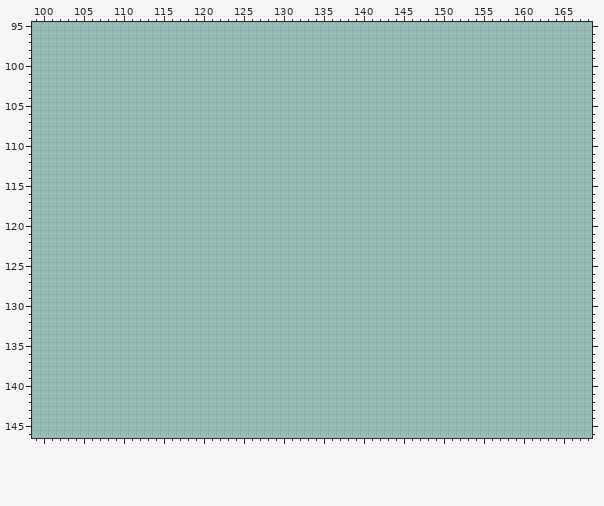
Pixel-art file: PixelEngine/res/sprites/tiles.aseprite. The picture above is the old version.
256x256 pixels, 1 frame. Colours within 5 levels of each other are drawn and written as one. Shown: x 99..168, y 95..146. The commit also changed other parts of the picture, which this record leaves out.
New version:
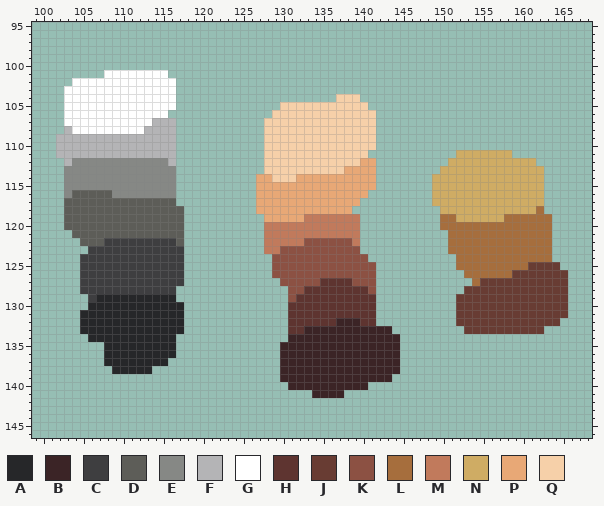
Palette (. is transparent): A #262729  B #3b2426  C #3e3e40  D #5d5d58  E #868885  F #b4b4b6  G #ffffff  H #5e3430  J #683c33  K #8c5143  L #a66e3d  M #c17a5c  N #cfac64  P #e8a876  Q #f6d0a9
Difference:
--- layer "Layer 1"
@@ x 99..168 @@
 100 ......................................................................
-101 ......................................................................
-102 ......................................................................
-103 ......................................................................
-104 ......................................................................
-105 ......................................................................
-106 ......................................................................
-107 ......................................................................
-108 ......................................................................
-109 ......................................................................
-110 ......................................................................
-111 ......................................................................
-112 ......................................................................
-113 ......................................................................
-114 ......................................................................
-115 ......................................................................
-116 ......................................................................
-117 ......................................................................
-118 ......................................................................
-119 ......................................................................
-120 ......................................................................
-121 ......................................................................
-122 ......................................................................
-123 ......................................................................
-124 ......................................................................
-125 ......................................................................
-126 ......................................................................
-127 ......................................................................
-128 ......................................................................
-129 ......................................................................
-130 ......................................................................
-131 ......................................................................
-132 ......................................................................
-133 ......................................................................
-134 ......................................................................
-135 ......................................................................
-136 ......................................................................
-137 ......................................................................
-138 ......................................................................
-139 ......................................................................
-140 ......................................................................
-141 ......................................................................
+101 .........GGGGGGGG.....................................................
+102 .....GGGGGGGGGGGGG....................................................
+103 ....GGGGGGGGGGGGGG....................................................
+104 ....GGGGGGGGGGGGGG....................QQQ.............................
+105 ....GGGGGGGGGGGGGG.............QQQQQQQQQQQ............................
+106 ....GGGGGGGGGGGGG.............QQQQQQQQQQQQQ...........................
+107 ....GGGGGGGGGGGFFF...........QQQQQQQQQQQQQQ...........................
+108 ....FGGGGGGGGGFFFF...........QQQQQQQQQQQQQQ...........................
+109 ...FFFFFFFFFFFFFFF...........QQQQQQQQQQQQQQ...........................
+110 ...FFFFFFFFFFFFFFF...........QQQQQQQQQQQQQQ...........................
+111 ...FFFFFFFFFFFFFFF...........QQQQQQQQQQQQQ...........NNNNNNN..........
+112 ....FEEEEEEEEEEEEF...........QQQQQQQQQQQQPP.........NNNNNNNNNNN.......
+113 ....EEEEEEEEEEEEEE...........QQQQQQQQQQPPPP........NNNNNNNNNNNNN......
+114 ....EEEEEEEEEEEEEE..........PPQQQPPPPPPPPPP.......NNNNNNNNNNNNNN......
+115 ....EEEEEEEEEEEEEE..........PPPPPPPPPPPPPPP.......NNNNNNNNNNNNNN......
+116 ....EDDDDDEEEEEEEE..........PPPPPPPPPPPPPP........NNNNNNNNNNNNNN......
+117 ....DDDDDDDDDDDDDD..........PPPPPPPPPPPPP.........NNNNNNNNNNNNNN......
+118 ....DDDDDDDDDDDDDDD.........PPPPPPPPPPPP...........NNNNNNNNNNNNL......
+119 ....DDDDDDDDDDDDDDD..........PPPPPMMMMMMM..........LLNNNNNNLLLLLL.....
+120 ....DDDDDDDDDDDDDDD..........MMMMMMMMMMMM..........LLLLLLLLLLLLLL.....
+121 .....DDDDDDDDDDDDDD..........MMMMMMMMMMMM...........LLLLLLLLLLLLL.....
+122 ......DDDCCCCCCCCCD..........MMMMMKKKKKKM...........LLLLLLLLLLLLL.....
+123 .......CCCCCCCCCCCC..........MMKKKKKKKKKK...........LLLLLLLLLLLLL.....
+124 ......CCCCCCCCCCCCC...........KKKKKKKKKKKK...........LLLLLLLLLLLL.....
+125 ......CCCCCCCCCCCCC...........KKKKKKKKKKKKK..........LLLLLLLLLJJJJ....
+126 ......CCCCCCCCCCCCC...........KKKKKKKKKKKKK...........LLLLLLJJJJJJJ...
+127 ......CCCCCCCCCCCCC............KKKKKHHHHKKK............LJJJJJJJJJJJ...
+128 ......CCCCCCCCCCCC..............KKHHHHHHHHK...........JJJJJJJJJJJJJ...
+129 .......CAAAAAAAAAA..............KHHHHHHHHHH..........JJJJJJJJJJJJJJ...
+130 .......AAAAAAAAAAAA.............HHHHHHHHHHH..........JJJJJJJJJJJJJJ...
+131 ......AAAAAAAAAAAAA.............HHHHHHHHHHH..........JJJJJJJJJJJJJJ...
+132 ......AAAAAAAAAAAAA.............HHHHHHBBBHH..........JJJJJJJJJJJJJ....
+133 ......AAAAAAAAAAAAA.............HHBBBBBBBBBBB.........JJJJJJJJJJ......
+134 .......AAAAAAAAAAA..............BBBBBBBBBBBBBB........................
+135 .........AAAAAAAAA.............BBBBBBBBBBBBBBB........................
+136 .........AAAAAAAAA.............BBBBBBBBBBBBBBB........................
+137 .........AAAAAAAA..............BBBBBBBBBBBBBBB........................
+138 ..........AAAAA................BBBBBBBBBBBBBBB........................
+139 ...............................BBBBBBBBBBBBBB.........................
+140 ................................BBBBBBBBBB............................
+141 ...................................BBBB...............................
 142 ......................................................................
Where, in picture pixels (left, top, right, bottom), the same in both pictures:
added: (56, 70, 184, 374)
added: (256, 94, 400, 398)
added: (432, 150, 568, 334)
